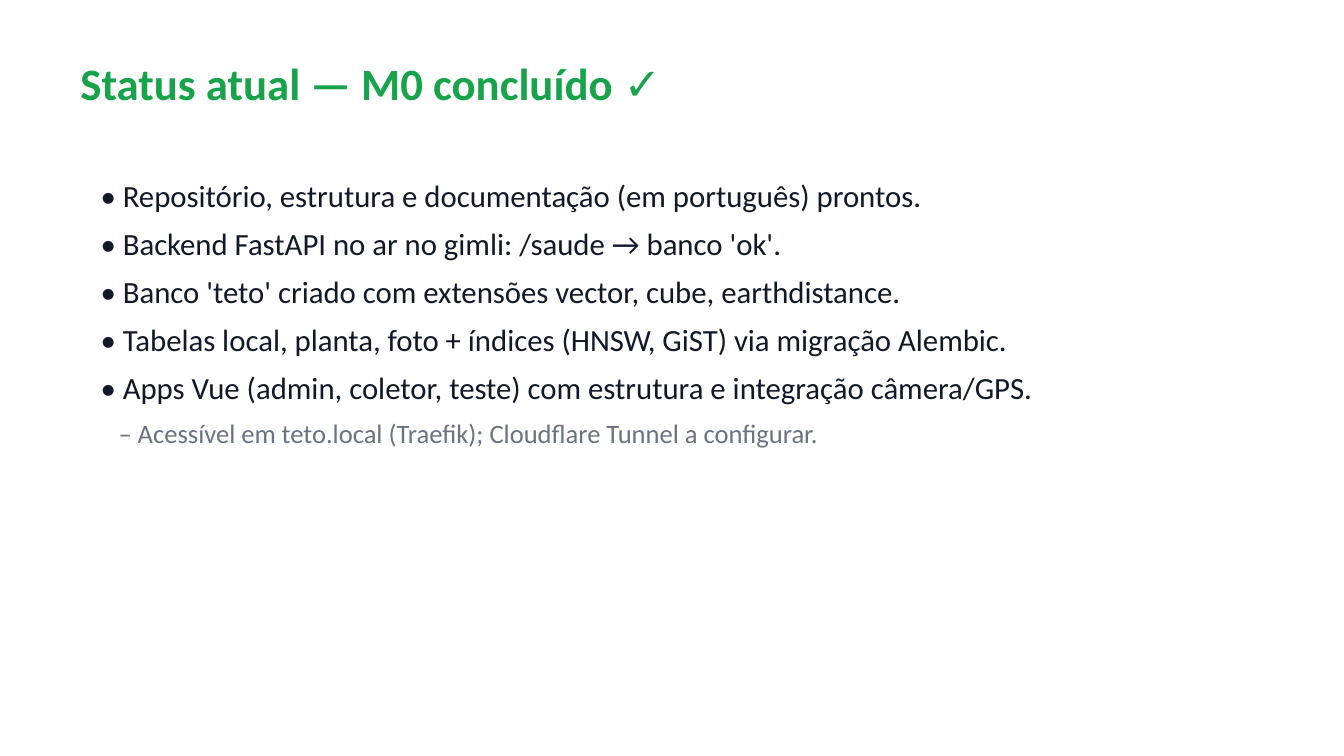
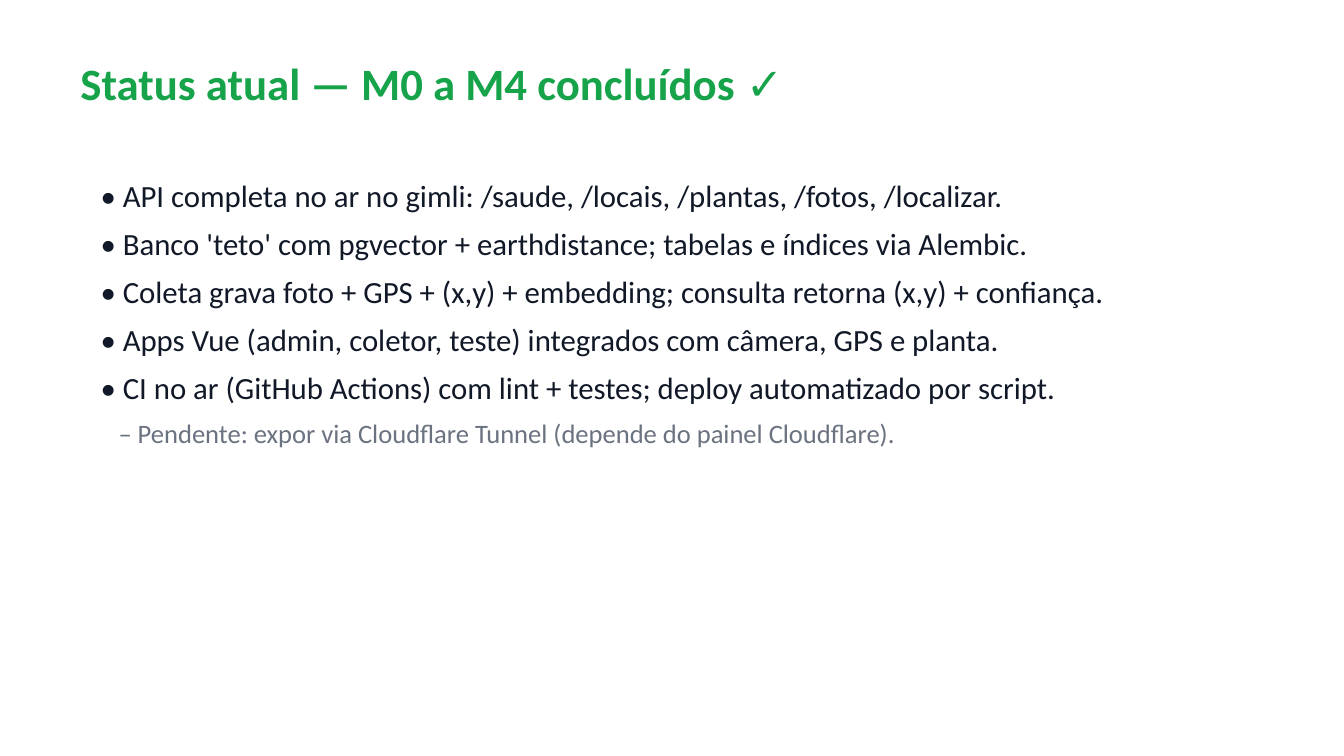
Before and after one commit to munifgebara/ceilingimagelocalization, a slide deck: slide 10 of docs/apresentacao/Localizacao-Indoor-Teto.pptx. Drawn at 1344x756 pixels with LibreOffice and Linux fonts; fonts in the diff are those of the drawing. Boxes give left, top, right and bottom in pixels: in the first picture for what was removed or moved away, otherwise in the second. Text is boxed around its words. In the diff, an @@ line names an element or a change of style, - is before the commit and + after.

```diff
--- a/docs/apresentacao/Localizacao-Indoor-Teto.pptx
+++ b/docs/apresentacao/Localizacao-Indoor-Teto.pptx
@@ text at box(80, 68, 734, 101): text changed @@
-Status atual — M0 concluído ✓
+Status atual — M0 a M4 concluídos ✓
@@ text at box(123, 185, 1103, 448): text changed @@
-• Repositório, estrutura e documentação (em português) prontos.
-• Backend FastAPI no ar no gimli: /saude → banco 'ok'.
-• Banco 'teto' criado com extensões vector, cube, earthdistance.
-• Tabelas local, planta, foto + índices (HNSW, GiST) via migração Alembic.
-• Apps Vue (admin, coletor, teste) com estrutura e integração câmera/GPS.
-– Acessível em teto.local (Traefik); Cloudflare Tunnel a configurar.
+• API completa no ar no gimli: /saude, /locais, /plantas, /fotos, /localizar.
+• Banco 'teto' com pgvector + earthdistance; tabelas e índices via Alembic.
+• Coleta grava foto + GPS + (x,y) + embedding; consulta retorna (x,y) + confiança.
+• Apps Vue (admin, coletor, teste) integrados com câmera, GPS e planta.
+• CI no ar (GitHub Actions) com lint + testes; deploy automatizado por script.
+– Pendente: expor via Cloudflare Tunnel (depende do painel Cloudflare).
```
Also in this commit, not shown: 1 other slide changed, 2 slides added, 1 slide removed, 1 other file.
